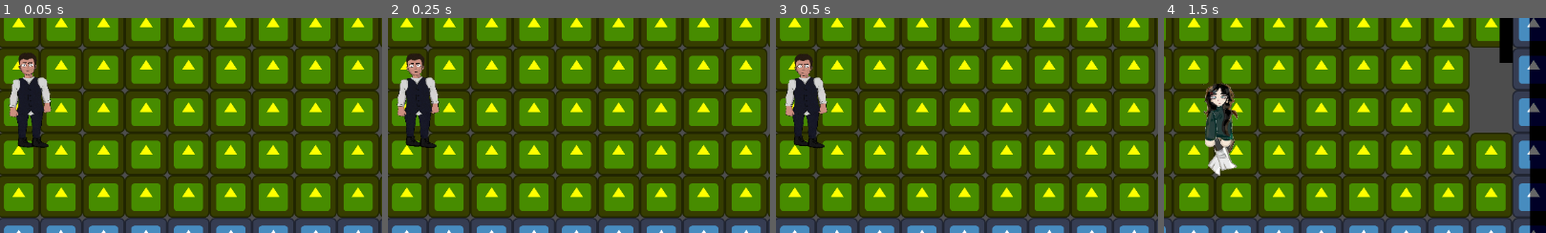
Above: before the commit, frames 1-4 (left to right).
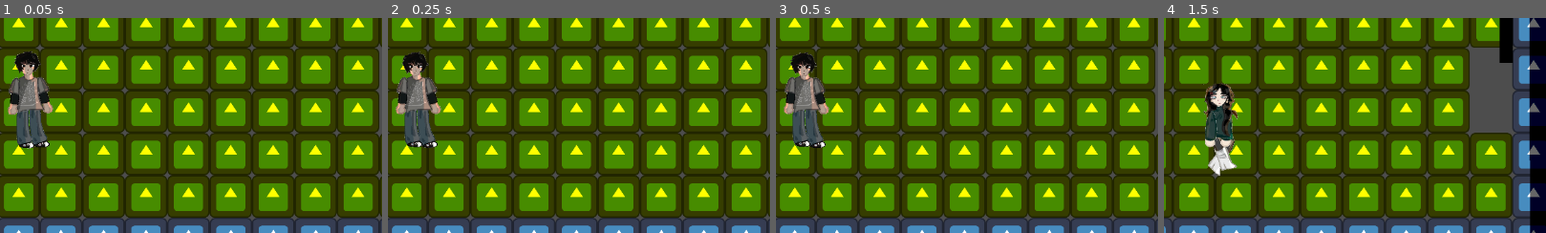
Above: after the commit, the same moments.

Repository: thorfinnking1/bully_revange
Game: Godot game, scene res://scenes/room_1.tscn
Same seed, same stepped clock (60 frames per second), same inputs: the game is played once before the commit and once after it. The engine's default icon, where the game draws it, is replaced by a stand-in: a white triangle on a blue panel in a dark square.
Inputs:
- Up to frame 1 (0.05 s): no input
- Up to frame 2 (0.25 s): no input
- Up to frame 3 (0.5 s): no input
- Up to frame 4 (1.5 s): hold Right (ui_right) 0.53-1.28 s; tap 4 (bea) at 0.6 s; tap J (j) at 0.8, 1.35 s; hold Down (ui_down) from 1.28 s (still down)
The pictures show only the part of the screen within x 46-96%, y 44-94%; the shares and areas given below are measured in that part.

The runs differ from the first frame. In frame 1, 3.3% of the frame differs, in the area x 2-14%, y 15-61%; in frame 2, 3.3%; in frame 3, 3.2%; in frame 4, nothing differs.

Commit message:
push

Diff:
--- a/bully-ravange/scenes/plr.tscn
+++ b/bully-ravange/scenes/plr.tscn
@@ -409,6 +409,30 @@
 "transitions": PackedFloat32Array(1),
 "update": 0,
 "values": [-1.71616]
+}
+tracks/20/type = "value"
+tracks/20/imported = false
+tracks/20/enabled = true
+tracks/20/path = NodePath("Skeleton2D/torso/rightarm/righthand:position")
+tracks/20/interp = 1
+tracks/20/loop_wrap = true
+tracks/20/keys = {
+"times": PackedFloat32Array(0),
+"transitions": PackedFloat32Array(1),
+"update": 0,
+"values": [Vector2(-22, 0)]
+}
+tracks/21/type = "value"
+tracks/21/imported = false
+tracks/21/enabled = true
+tracks/21/path = NodePath("Skeleton2D/torso/rightleg/rightfoot:position")
+tracks/21/interp = 1
+tracks/21/loop_wrap = true
+tracks/21/keys = {
+"times": PackedFloat32Array(0),
+"transitions": PackedFloat32Array(1),
+"update": 0,
+"values": [Vector2(-22, 0)]
 }
 
 [sub_resource type="Animation" id="Animation_pdpbg"]
@@ -792,10 +816,498 @@
 "values": [3.05228, 3.05228]
 }
 
+[sub_resource type="Animation" id="Animation_w4peb"]
+resource_name = "idle_ani_1"
+tracks/0/type = "value"
+tracks/0/imported = false
+tracks/0/enabled = true
+tracks/0/path = NodePath("Skeleton2D/torso/head:position")
+tracks/0/interp = 1
+tracks/0/loop_wrap = true
+tracks/0/keys = {
+"times": PackedFloat32Array(0, 0.26, 0.52, 0.75, 1),
+"transitions": PackedFloat32Array(1, 1, 1, 1, 1),
+"update": 1,
+"values": [Vector2(2, -50), Vector2(-1, -49), Vector2(-1, -49), Vector2(-2, -48), Vector2(-2, -48)]
+}
+tracks/1/type = "value"
+tracks/1/imported = false
+tracks/1/enabled = true
+tracks/1/path = NodePath("Skeleton2D/torso/head:rotation")
+tracks/1/interp = 1
+tracks/1/loop_wrap = true
+tracks/1/keys = {
+"times": PackedFloat32Array(0, 0.26, 0.52, 0.75, 1),
+"transitions": PackedFloat32Array(1, 1, 1, 1, 1),
+"update": 1,
+"values": [-1.71616, -1.11499, -2.41152, -0.689938, -1.54661]
+}
+tracks/2/type = "value"
+tracks/2/imported = false
+tracks/2/enabled = true
+tracks/2/path = NodePath("Skeleton2D:position")
+tracks/2/interp = 1
+tracks/2/loop_wrap = true
+tracks/2/keys = {
+"times": PackedFloat32Array(0),
+"transitions": PackedFloat32Array(1),
+"update": 0,
+"values": [Vector2(0, 0)]
+}
+tracks/3/type = "value"
+tracks/3/imported = false
+tracks/3/enabled = true
+tracks/3/path = NodePath("Skeleton2D:rotation")
+tracks/3/interp = 1
+tracks/3/loop_wrap = true
+tracks/3/keys = {
+"times": PackedFloat32Array(0),
+"transitions": PackedFloat32Array(1),
+"update": 0,
+"values": [0.0]
+}
+tracks/4/type = "value"
+tracks/4/imported = false
+tracks/4/enabled = true
+tracks/4/path = NodePath("Skeleton2D/torso:position")
+tracks/4/interp = 1
+tracks/4/loop_wrap = true
+tracks/4/keys = {
+"times": PackedFloat32Array(0),
+"transitions": PackedFloat32Array(1),
+"update": 0,
+"values": [Vector2(0, 0)]
+}
+tracks/5/type = "value"
+tracks/5/imported = false
+tracks/5/enabled = true
+tracks/5/path = NodePath("Skeleton2D/torso:rotation")
+tracks/5/interp = 1
+tracks/5/loop_wrap = true
+tracks/5/keys = {
+"times": PackedFloat32Array(0),
+"transitions": PackedFloat32Array(1),
+"update": 0,
+"values": [0.0]
+}
+tracks/6/type = "value"
+tracks/6/imported = false
+tracks/6/enabled = true
+tracks/6/path = NodePath("Skeleton2D/torso/rightarm:position")
+tracks/6/interp = 1
+tracks/6/loop_wrap = true
+tracks/6/keys = {
+"times": PackedFloat32Array(0),
+"transitions": PackedFloat32Array(1),
+"update": 0,
+"values": [Vector2(-21, -26)]
+}
+tracks/7/type = "value"
+tracks/7/imported = false
+tracks/7/enabled = true
+tracks/7/path = NodePath("Skeleton2D/torso/rightarm:rotation")
+tracks/7/interp = 1
+tracks/7/loop_wrap = true
+tracks/7/keys = {
+"times": PackedFloat32Array(0),
+"transitions": PackedFloat32Array(1),
+"update": 0,
+"values": [-1.38592]
+}
+tracks/8/type = "value"
+tracks/8/imported = false
+tracks/8/enabled = true
+tracks/8/path = NodePath("Skeleton2D/torso/rightarm/righthand:position")
+tracks/8/interp = 1
+tracks/8/loop_wrap = true
+tracks/8/keys = {
+"times": PackedFloat32Array(0),
+"transitions": PackedFloat32Array(1),
+"update": 0,
+"values": [Vector2(-22, 0)]
+}
+tracks/9/type = "value"
+tracks/9/imported = false
+tracks/9/enabled = true
+tracks/9/path = NodePath("Skeleton2D/torso/rightarm/righthand:rotation")
+tracks/9/interp = 1
+tracks/9/loop_wrap = true
+tracks/9/keys = {
+"times": PackedFloat32Array(0),
+"transitions": PackedFloat32Array(1),
+"update": 0,
+"values": [3.05228]
+}
+tracks/10/type = "value"
+tracks/10/imported = false
+tracks/10/enabled = true
+tracks/10/path = NodePath("Skeleton2D/torso/rightleg:position")
+tracks/10/interp = 1
+tracks/10/loop_wrap = true
+tracks/10/keys = {
+"times": PackedFloat32Array(0),
+"transitions": PackedFloat32Array(1),
+"update": 0,
+"values": [Vector2(-9, 9)]
+}
+tracks/11/type = "value"
+tracks/11/imported = false
+tracks/11/enabled = true
+tracks/11/path = NodePath("Skeleton2D/torso/rightleg:rotation")
+tracks/11/interp = 1
+tracks/11/loop_wrap = true
+tracks/11/keys = {
+"times": PackedFloat32Array(0),
+"transitions": PackedFloat32Array(1),
+"update": 0,
+"values": [-1.54865]
+}
+tracks/12/type = "value"
+tracks/12/imported = false
+tracks/12/enabled = true
+tracks/12/path = NodePath("Skeleton2D/torso/rightleg/rightfoot:position")
+tracks/12/interp = 1
+tracks/12/loop_wrap = true
+tracks/12/keys = {
+"times": PackedFloat32Array(0),
+"transitions": PackedFloat32Array(1),
+"update": 0,
+"values": [Vector2(-22, 0)]
+}
+tracks/13/type = "value"
+tracks/13/imported = false
+tracks/13/enabled = true
+tracks/13/path = NodePath("Skeleton2D/torso/rightleg/rightfoot:rotation")
+tracks/13/interp = 1
+tracks/13/loop_wrap = true
+tracks/13/keys = {
+"times": PackedFloat32Array(0),
+"transitions": PackedFloat32Array(1),
+"update": 0,
+"values": [3.05228]
+}
+tracks/14/type = "value"
+tracks/14/imported = false
+tracks/14/enabled = true
+tracks/14/path = NodePath("Skeleton2D/torso/leftleg:position")
+tracks/14/interp = 1
+tracks/14/loop_wrap = true
+tracks/14/keys = {
+"times": PackedFloat32Array(0),
+"transitions": PackedFloat32Array(1),
+"update": 0,
+"values": [Vector2(12, 10)]
+}
+tracks/15/type = "value"
+tracks/15/imported = false
+tracks/15/enabled = true
+tracks/15/path = NodePath("Skeleton2D/torso/leftleg:rotation")
+tracks/15/interp = 1
+tracks/15/loop_wrap = true
+tracks/15/keys = {
+"times": PackedFloat32Array(0),
+"transitions": PackedFloat32Array(1),
+"update": 0,
+"values": [-1.54865]
+}
+tracks/16/type = "value"
+tracks/16/imported = false
+tracks/16/enabled = true
+tracks/16/path = NodePath("Skeleton2D/torso/leftarm:position")
+tracks/16/interp = 1
+tracks/16/loop_wrap = true
+tracks/16/keys = {
+"times": PackedFloat32Array(0),
+"transitions": PackedFloat32Array(1),
+"update": 0,
+"values": [Vector2(16, -35)]
+}
+tracks/17/type = "value"
+tracks/17/imported = false
+tracks/17/enabled = true
+tracks/17/path = NodePath("Skeleton2D/torso/leftarm:rotation")
+tracks/17/interp = 1
+tracks/17/loop_wrap = true
+tracks/17/keys = {
+"times": PackedFloat32Array(0),
+"transitions": PackedFloat32Array(1),
+"update": 0,
+"values": [4.48492]
+}
+tracks/18/type = "value"
+tracks/18/imported = false
+tracks/18/enabled = true
+tracks/18/path = NodePath("Skeleton2D/torso/leftarm/lefthand:position")
+tracks/18/interp = 1
+tracks/18/loop_wrap = true
+tracks/18/keys = {
+"times": PackedFloat32Array(0),
+"transitions": PackedFloat32Array(1),
+"update": 0,
+"values": [Vector2(-22, 0)]
+}
+tracks/19/type = "value"
+tracks/19/imported = false
+tracks/19/enabled = true
+tracks/19/path = NodePath("Skeleton2D/torso/leftarm/lefthand:rotation")
+tracks/19/interp = 1
+tracks/19/loop_wrap = true
+tracks/19/keys = {
+"times": PackedFloat32Array(0),
+"transitions": PackedFloat32Array(1),
+"update": 0,
+"values": [3.05228]
+}
+
+[sub_resource type="Animation" id="Animation_nnmbj"]
+resource_name = "bea_ani_1"
+tracks/0/type = "value"
+tracks/0/imported = false
+tracks/0/enabled = true
+tracks/0/path = NodePath("Skeleton2D:position")
+tracks/0/interp = 1
+tracks/0/loop_wrap = true
+tracks/0/keys = {
+"times": PackedFloat32Array(0),
+"transitions": PackedFloat32Array(1),
+"update": 0,
+"values": [Vector2(0, 0)]
+}
+tracks/1/type = "value"
+tracks/1/imported = false
+tracks/1/enabled = true
+tracks/1/path = NodePath("Skeleton2D:rotation")
+tracks/1/interp = 1
+tracks/1/loop_wrap = true
+tracks/1/keys = {
+"times": PackedFloat32Array(0),
+"transitions": PackedFloat32Array(1),
+"update": 0,
+"values": [0.0]
+}
+tracks/2/type = "value"
+tracks/2/imported = false
+tracks/2/enabled = true
+tracks/2/path = NodePath("Skeleton2D/torso:position")
+tracks/2/interp = 1
+tracks/2/loop_wrap = true
+tracks/2/keys = {
+"times": PackedFloat32Array(0),
+"transitions": PackedFloat32Array(1),
+"update": 0,
+"values": [Vector2(0, 0)]
+}
+tracks/3/type = "value"
+tracks/3/imported = false
+tracks/3/enabled = true
+tracks/3/path = NodePath("Skeleton2D/torso:rotation")
+tracks/3/interp = 1
+tracks/3/loop_wrap = true
+tracks/3/keys = {
+"times": PackedFloat32Array(0),
+"transitions": PackedFloat32Array(1),
+"update": 0,
+"values": [0.0]
+}
+tracks/4/type = "value"
+tracks/4/imported = false
+tracks/4/enabled = true
+tracks/4/path = NodePath("Skeleton2D/torso/rightarm:position")
+tracks/4/interp = 1
+tracks/4/loop_wrap = true
+tracks/4/keys = {
+"times": PackedFloat32Array(0),
+"transitions": PackedFloat32Array(1),
+"update": 0,
+"values": [Vector2(-21, -26)]
+}
+tracks/5/type = "value"
+tracks/5/imported = false
+tracks/5/enabled = true
+tracks/5/path = NodePath("Skeleton2D/torso/rightarm:rotation")
+tracks/5/interp = 1
+tracks/5/loop_wrap = true
+tracks/5/keys = {
+"times": PackedFloat32Array(0),
+"transitions": PackedFloat32Array(1),
+"update": 0,
+"values": [-1.38592]
+}
+tracks/6/type = "value"
+tracks/6/imported = false
+tracks/6/enabled = true
+tracks/6/path = NodePath("Skeleton2D/torso/rightarm/righthand:position")
+tracks/6/interp = 1
+tracks/6/loop_wrap = true
+tracks/6/keys = {
+"times": PackedFloat32Array(0, 1),
+"transitions": PackedFloat32Array(1, 1),
+"update": 0,
+"values": [Vector2(-22, 0), Vector2(-23.3434, 0.296138)]
+}
+tracks/7/type = "value"
+tracks/7/imported = false
+tracks/7/enabled = true
+tracks/7/path = NodePath("Skeleton2D/torso/rightarm/righthand:rotation")
+tracks/7/interp = 1
+tracks/7/loop_wrap = true
+tracks/7/keys = {
+"times": PackedFloat32Array(0, 1),
+"transitions": PackedFloat32Array(1, 1),
+"update": 0,
+"values": [3.05228, 3.05228]
+}
+tracks/8/type = "value"
+tracks/8/imported = false
+tracks/8/enabled = true
+tracks/8/path = NodePath("Skeleton2D/torso/rightleg:position")
+tracks/8/interp = 1
+tracks/8/loop_wrap = true
+tracks/8/keys = {
+"times": PackedFloat32Array(0, 0.230029, 1),
+"transitions": PackedFloat32Array(1, 1, 1),
+"update": 0,
+"values": [Vector2(-9, 9), Vector2(-10, 8), Vector2(-11, 10)]
+}
+tracks/9/type = "value"
+tracks/9/imported = false
+tracks/9/enabled = true
+tracks/9/path = NodePath("Skeleton2D/torso/rightleg:rotation")
+tracks/9/interp = 1
+tracks/9/loop_wrap = true
+tracks/9/keys = {
+"times": PackedFloat32Array(0, 0.230029, 1),
+"transitions": PackedFloat32Array(1, 1, 1),
+"update": 0,
+"values": [-1.54865, -1.54865, -1.54865]
+}
+tracks/10/type = "value"
+tracks/10/imported = false
+tracks/10/enabled = true
+tracks/10/path = NodePath("Skeleton2D/torso/rightleg/rightfoot:position")
+tracks/10/interp = 1
+tracks/10/loop_wrap = true
+tracks/10/keys = {
+"times": PackedFloat32Array(0),
+"transitions": PackedFloat32Array(1),
+"update": 0,
+"values": [Vector2(-22, 0)]
+}
+tracks/11/type = "value"
+tracks/11/imported = false
+tracks/11/enabled = true
+tracks/11/path = NodePath("Skeleton2D/torso/rightleg/rightfoot:rotation")
+tracks/11/interp = 1
+tracks/11/loop_wrap = true
+tracks/11/keys = {
+"times": PackedFloat32Array(0),
+"transitions": PackedFloat32Array(1),
+"update": 0,
+"values": [3.05228]
+}
+tracks/12/type = "value"
+tracks/12/imported = false
+tracks/12/enabled = true
+tracks/12/path = NodePath("Skeleton2D/torso/leftleg:position")
+tracks/12/interp = 1
+tracks/12/loop_wrap = true
+tracks/12/keys = {
+"times": PackedFloat32Array(0, 0.230029, 1),
+"transitions": PackedFloat32Array(1, 1, 1),
+"update": 0,
+"values": [Vector2(12, 10), Vector2(11, 12), Vector2(11, 11)]
+}
+tracks/13/type = "value"
+tracks/13/imported = false
+tracks/13/enabled = true
+tracks/13/path = NodePath("Skeleton2D/torso/leftleg:rotation")
+tracks/13/interp = 1
+tracks/13/loop_wrap = true
+tracks/13/keys = {
+"times": PackedFloat32Array(0, 0.230029, 1),
+"transitions": PackedFloat32Array(1, 1, 1),
+"update": 0,
+"values": [-1.54865, -1.54865, -1.54865]
+}
+tracks/14/type = "value"
+tracks/14/imported = false
+tracks/14/enabled = true
+tracks/14/path = NodePath("Skeleton2D/torso/leftarm:position")
+tracks/14/interp = 1
+tracks/14/loop_wrap = true
+tracks/14/keys = {
+"times": PackedFloat32Array(0, 0.230029, 1),
+"transitions": PackedFloat32Array(1, 1, 1),
+"update": 0,
+"values": [Vector2(16, -35), Vector2(16, -34), Vector2(16, -36)]
+}
+tracks/15/type = "value"
+tracks/15/imported = false
+tracks/15/enabled = true
+tracks/15/path = NodePath("Skeleton2D/torso/leftarm:rotation")
+tracks/15/interp = 1
+tracks/15/loop_wrap = true
+tracks/15/keys = {
+"times": PackedFloat32Array(0, 0.230029, 1),
+"transitions": PackedFloat32Array(1, 1, 1),
+"update": 0,
+"values": [4.48492, 4.48492, 4.48492]
+}
+tracks/16/type = "value"
+tracks/16/imported = false
+tracks/16/enabled = true
+tracks/16/path = NodePath("Skeleton2D/torso/leftarm/lefthand:position")
+tracks/16/interp = 1
+tracks/16/loop_wrap = true
+tracks/16/keys = {
+"times": PackedFloat32Array(0),
+"transitions": PackedFloat32Array(1),
+"update": 0,
+"values": [Vector2(-22, 0)]
+}
+tracks/17/type = "value"
+tracks/17/imported = false
+tracks/17/enabled = true
+tracks/17/path = NodePath("Skeleton2D/torso/leftarm/lefthand:rotation")
+tracks/17/interp = 1
+tracks/17/loop_wrap = true
+tracks/17/keys = {
+"times": PackedFloat32Array(0),
+"transitions": PackedFloat32Array(1),
+"update": 0,
+"values": [3.05228]
+}
+tracks/18/type = "value"
+tracks/18/imported = false
+tracks/18/enabled = true
+tracks/18/path = NodePath("Skeleton2D/torso/head:position")
+tracks/18/interp = 1
+tracks/18/loop_wrap = true
+tracks/18/keys = {
+"times": PackedFloat32Array(0, 0.23, 0.45, 0.67, 0.733333, 0.833333, 0.9, 1),
+"transitions": PackedFloat32Array(1, 1, 1, 1910.86, 1910.86, 1910.86, 1910.86, 1),
+"update": 0,
+"values": [Vector2(2, -50), Vector2(4, -48), Vector2(4, -47), Vector2(4, -49), Vector2(-4, -45), Vector2(4, -46), Vector2(-2, -43), Vector2(-1, -48)]
+}
+tracks/19/type = "value"
+tracks/19/imported = false
+tracks/19/enabled = true
+tracks/19/path = NodePath("Skeleton2D/torso/head:rotation")
+tracks/19/interp = 1
+tracks/19/loop_wrap = true
+tracks/19/keys = {
+"times": PackedFloat32Array(0, 0.23, 0.45, 0.67, 0.733333, 0.833333, 0.9, 1),
+"transitions": PackedFloat32Array(1, 1, 1, 1910.86, 1910.86, 1910.86, 1910.86, 1),
+"update": 0,
+"values": [-1.71616, -0.997698, -0.997698, -0.997698, -2.26301, -0.962193, -2.31663, -1.79185]
+}
+
 [sub_resource type="AnimationLibrary" id="AnimationLibrary_8phke"]
 _data = {
 &"RESET": SubResource("Animation_qsr7e"),
+&"bea_ani_1": SubResource("Animation_nnmbj"),
 &"idle": SubResource("Animation_pdpbg"),
+&"idle_ani_1": SubResource("Animation_w4peb"),
 &"walking": SubResource("Animation_hl5hi")
 }
 
@@ -808,7 +1320,6 @@
 shape = SubResource("CapsuleShape2D_fmeju")
 
 [node name="d" type="Node2D" parent="."]
-visible = false
 
 [node name="Polygon2D4" type="Polygon2D" parent="d"]
 position = Vector2(-67, -79)
@@ -850,7 +1361,7 @@
 bones = ["torso", PackedFloat32Array(1, 1, 1, 1, 1, 1, 1, 1, 1), "torso/rightarm", PackedFloat32Array(0, 0, 0, 0, 0, 0, …(560 unchanged characters)…
 
 [node name="Polygon2D3" type="Polygon2D" parent="d"]
-position = Vector2(66, -89)
+position = Vector2(66, -88)
 rotation = 1.25642
 scale = Vector2(0.22, 0.22)
 texture = ExtResource("2_pdpbg")
@@ -879,6 +1390,7 @@
 bones = ["torso", PackedFloat32Array(0, 0, 0, 0), "torso/rightarm", PackedFloat32Array(0, 0, 0, 0), "torso/rightarm/rig …(410 unchanged characters)…
 
 [node name="c" type="Node2D" parent="."]
+visible = false
 position = Vector2(-2, -15)
 scale = Vector2(1.14518, 1.18547)
 
--- a/bully-ravange/scripts/plr.gd
+++ b/bully-ravange/scripts/plr.gd
@@ -9,12 +9,16 @@
 @onready var timer : Timer = $Timer
 
 @onready var limbs = [$d/blood,$c/Polygon2D8,$c/Polygon2D4,$c/Polygon2D9,$c/Polygon2D10,$c/Polygon2D11,$c/Polygon2D12,$b/Polygon2D7,$s/Polygon2D7]
-
+@onready var blood = $d/blood
+@onready var blood1 =$c/Polygon2D8
+@onready var blood2 =$b/Polygon2D7
+@onready var blood3 =$s/Polygon2D
 var state = "normal"
 
 # In your player or main node script:
 var idle = false
 var waiting = false
+var playing_idle_variation = false
 const SPEED =  200.0
 func _physics_process(_delta: float) -> void:
 	if Input.is_action_just_pressed("dani"):
@@ -68,7 +72,8 @@
 		idle = false
 		ani.play("walking")  # te miști în sus sau jos, nu flipăm
 	else:
-		ani.play("idle")
+		if not playing_idle_variation:
+			ani.play("idle")
 		idle = true
 
 func _process(_delta):
@@ -84,20 +89,37 @@
 		start_random_action()
 
 func start_random_action() -> void:
-	timer.start(1)
+	var time = randi_range(60,120)
+	timer.start(5)
 	await timer.timeout
 	if idle:
 		randomize()
-		var n = randi_range(1, 3)
+		var n = randi_range(1, 1)
 		match n:
 			1:
-				print(0)
+				playing_idle_variation =true
+				print("1")
+				if d.visible== true:
+					ani.play("idle_ani_1")
+				elif c.visible== true:
+					ani.play("idle_ani_1")
+					blood1.visible = true
+				elif b.visible== true:
+					ani.play("bea_ani_1")
+					blood3.visible = true
+				elif s.visible== true:
+					ani.play("idle_ani_1")
+					blood3.visible = true
+				await ani.animation_finished
+				playing_idle_variation = false
+				ani.play("idle")
 			2:
 				print(100)
 			3:
 				print(200)
+	else:
+		ani.play("idle")
 	waiting = false
-
 
 func _ready():
 	pass
Not shown: 1 places in bully-ravange/scenes/plr.tscn that only renumber resources
